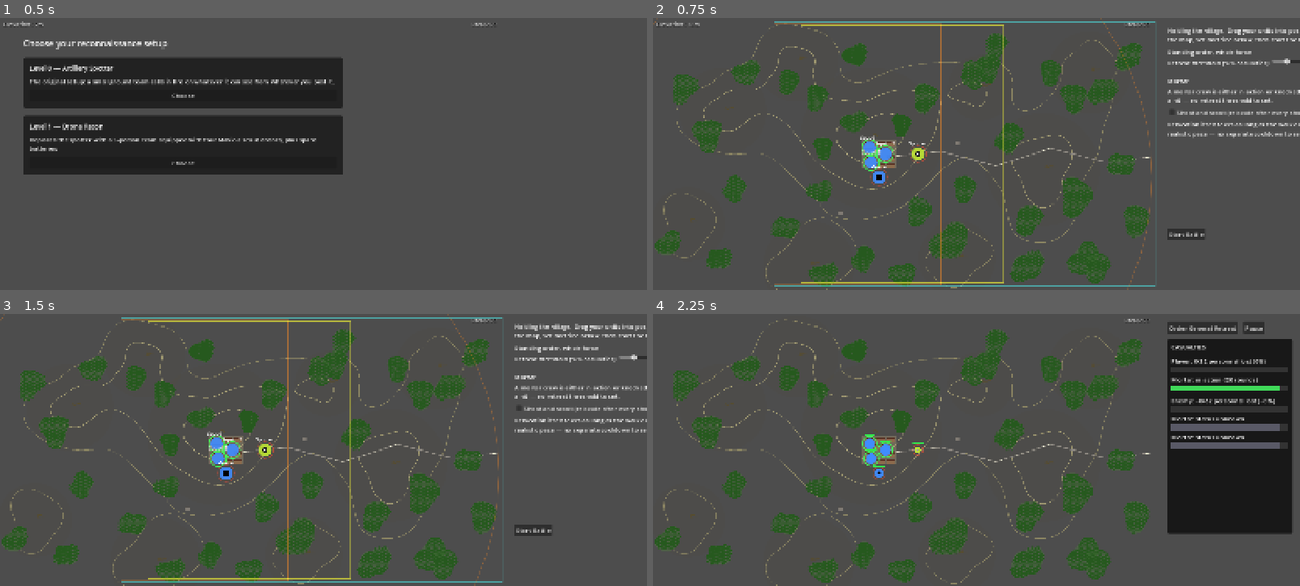
Above: before the commit, frames 1-4 (two rows, left to right).
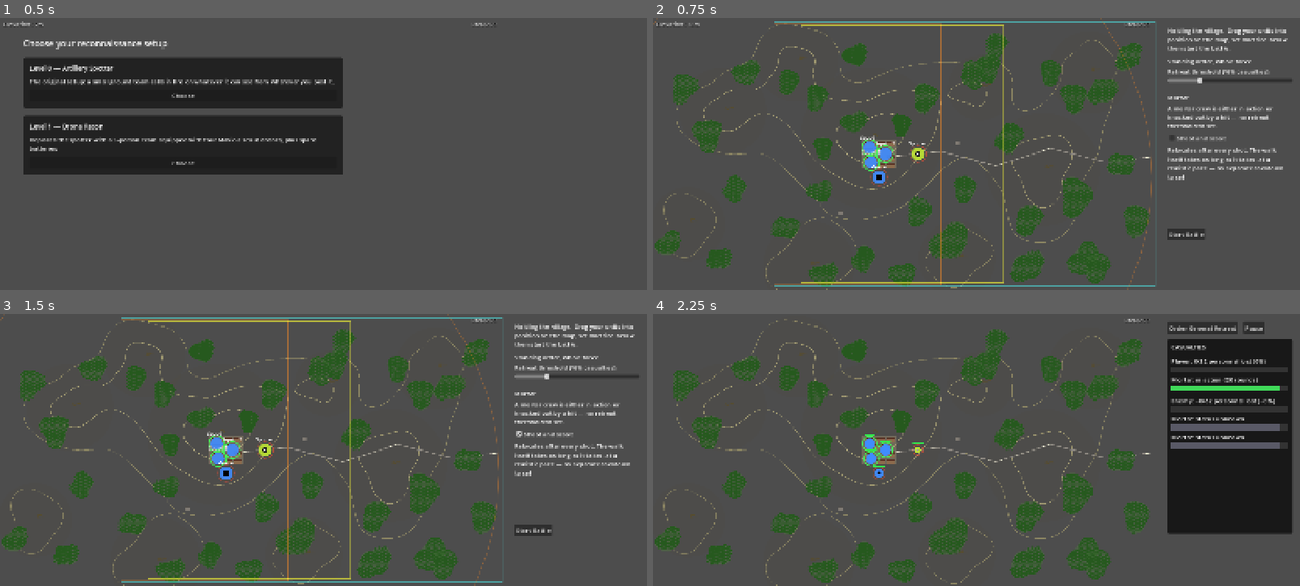
Above: after the commit, the same moments.

Repository: verybadcat/Drones
Game: Godot game, scene res://scenes/Main.tscn
Two runs of this game, one before a commit and one after it. Both use one fixed random seed, a clock stepped at 60 frames per second and the inputs below.
Inputs (mouse positions are in pixels of both pictures, inside the frame that each line leads up to):
- Up to frame 1 (0.5 s): no input
- Up to frame 2 (0.75 s): click "Choose" at 0.5 s
- Up to frame 3 (1.5 s): click (543, 433) at 1.25 s, where only the run after the commit has a clickable "Shoot and scoot"
- Up to frame 4 (2.25 s): click "Start Battle" at 2 s

Frame 1 is identical in both runs. In frame 2, 2.8% of the frame differs, in the area x 79-100%, y 4-60%; in frame 3, 2.9%; in frame 4, nothing differs.

Commit message:
Retreat all the way to the full map edge; fix doctrine panel text overflow
Player retreats stopped at the old core map's edge (~12px past x=0),
escalating into the west flank only if still under live pressure right
there. That two-tier design assumed the west flank was normally off
camera and only worth revealing on demand — an assumption this
project's own earlier permanent-wide-viewport change already
invalidated, since the flank has been visible at all times since. A
retreat stopping at the shallow line now just looked like stopping in
the middle of clearly visible ground for no reason. Collapsed to one
line: every player retreat now goes to the true full-map edge, and the
now-dead escalation machinery (Unit.retreat_extended,
BattleManager._still_under_pressure, the doctrine harness's tracked
escalation stat) is removed outright.

Also fixes doctrine-panel text spilling off the right edge of the
window during deployment. DoctrinePanel hardcodes a 320px width that
was never actually checked against what its own content needs: the
retreat-threshold label and slider packed side by side needed 404px,
and the shoot-and-scoot checkbox's own text alone needed 357px, with
nothing clipping the overflow. Reflowed the threshold row to stack
vertically and shortened the checkbox text (moving detail into the
note already below it) so everything fits inside the panel's own
bounds. Predates and is unrelated to the camera work above.

Co-Authored-By: Claude Sonnet 5 <noreply@anthropic.com>

Diff:
--- a/scripts/battle_manager.gd
+++ b/scripts/battle_manager.gd
@@ -2965,35 +2965,10 @@
 	unit.position = next_pos
 	var reached: bool = (unit.position.x <= unit.retreat_target_x) if unit.team == Unit.Team.PLAYER else (unit.position.x >= unit.retreat_target_x)
 	if reached:
-		# PLAYER only: a unit still genuinely under pressure the moment it
-		# reaches the ordinary safe line has somewhere deeper to go now (the
-		# west flank) rather than always stopping at the same fixed line
-		# regardless of the tactical picture — see GameConfig.
-		# PLAYER_EXTENDED_SAFE_X and _still_under_pressure. One-time
-		# escalation (retreat_extended guards against re-triggering every
-		# tick once already on the deeper line); enemy retreat, toward its
-		# own home edge, is untouched.
-		if unit.team == Unit.Team.PLAYER and not unit.retreat_extended and _still_under_pressure(unit):
-			unit.retreat_extended = true
-			unit.retreat_target_x = GameConfig.PLAYER_EXTENDED_SAFE_X
-			return
 		unit.position.x = unit.retreat_target_x
 		unit.state = Unit.State.WITHDRAWN
 		unit.queue_redraw()
 		combat_log.log_withdrawn(unit)
-
-
-## Whether `unit` still has a known enemy close enough to count as a live
-## threat right where it's standing right now — reuses the same danger-
-## range framing _mortar_crew_holds_position already applies to a mortar
-## crew's own hold-or-flee decision, just as the bar for "still worth
-## falling back further" rather than "safe to call it withdrawn."
-func _still_under_pressure(unit: Unit) -> bool:
-	var range_m: float = GameConfig.MORTAR_CREW_OVERRUN_DANGER_RANGE if unit.kind == Unit.Kind.MORTAR else GameConfig.SQUAD_DANGER_RANGE
-	for p in _known_enemy_positions(unit.team):
-		if unit.global_position.distance_to(p) <= range_m:
-			return true
-	return false
 
 
 ## Signed lateral steering strength for _step_retreat's final dash: 0.0
--- a/scripts/doctrine_panel.gd
+++ b/scripts/doctrine_panel.gd
@@ -52,28 +52,22 @@
 	var label := GameConfig.make_selectable_label("Standing order, whole force")
 	box.add_child(label)
 
-	var threshold_row := HBoxContainer.new()
+	# Stacked (label above, slider below) rather than side by side — packed
+	# into an HBoxContainer, the label's own single-line width (~264px) plus
+	# the slider's 140px minimum summed to more than this panel's fixed
+	# 320px width, with nothing clipping the overflow: the excess just drew
+	# straight past the sidebar and off the right edge of the window. Each
+	# on its own line comfortably fits the panel's width alone.
 	var threshold_label := GameConfig.make_selectable_label("Retreat threshold (%% casualties):")
-	# Sitting in an HBoxContainer (the horizontal/main axis, unlike every
-	# other converted label here which stretches to a VBoxContainer's full
-	# width on the cross axis), this RichTextLabel never gets a real width to
-	# wrap against before computing its own minimum size — with autowrap
-	# left on, that produced a wildly inflated height (~760px measured,
-	# wrapped as if against a near-zero-width column), pushing every section
-	# below it off the visible panel. This label was never meant to wrap
-	# anyway — it's a short inline caption next to a slider — so turning
-	# autowrap off restores exactly the single-line sizing the plain Label
-	# it replaced always had.
 	threshold_label.autowrap_mode = TextServer.AUTOWRAP_OFF
-	threshold_row.add_child(threshold_label)
+	box.add_child(threshold_label)
 	var threshold_slider := HSlider.new()
 	threshold_slider.min_value = 10
 	threshold_slider.max_value = 90
 	threshold_slider.step = 5
 	threshold_slider.value = 30
 	threshold_slider.custom_minimum_size = Vector2(140, 0)
-	threshold_row.add_child(threshold_slider)
-	box.add_child(threshold_row)
+	box.add_child(threshold_slider)
 
 	_threshold_slider = threshold_slider
 	return box
@@ -91,12 +85,16 @@
 
 	var scoot_row := HBoxContainer.new()
 	var scoot_check := CheckBox.new()
-	scoot_check.text = "Shoot and scoot (relocate after every shot)"
+	# Kept short deliberately — a CheckBox draws its own text on one line
+	# with no wrapping, and the fuller "(relocate after every shot)" phrasing
+	# used to push this past the panel's width with nothing to clip the
+	# overflow. The detail lives in the note below instead.
+	scoot_check.text = "Shoot and scoot"
 	scoot_row.add_child(scoot_check)
 	box.add_child(scoot_row)
 	_mortar_shoot_and_scoot = scoot_check
 
-	var scoot_note := GameConfig.make_selectable_label("Relocation itself takes as long as the walk does, at a realistic pace — no separate cooldown to set.")
+	var scoot_note := GameConfig.make_selectable_label("Relocates after every shot. The walk itself takes as long as it takes, at a realistic pace — no separate cooldown to set.")
 	scoot_note.autowrap_mode = TextServer.AUTOWRAP_WORD_SMART
 	box.add_child(scoot_note)
 
--- a/scripts/game_config.gd
+++ b/scripts/game_config.gd
@@ -689,15 +689,18 @@
 # longer part of the fight, but its casualties still count in the AAR.
 const ENEMY_SAFE_X: float = ENEMY_SPAWN_X + 150.0 * PIXELS_PER_METER
 const PLAYER_RETREAT_SPEED: float = 2.0 * PIXELS_PER_METER
-const PLAYER_SAFE_X: float = 60.0 * PIXELS_PER_METER
-
-## A unit still genuinely under pressure (see BattleManager.
-## _still_under_pressure) the moment it reaches PLAYER_SAFE_X doesn't stop
-## there — it keeps falling back, into the west flank, until it reaches
-## this deeper line instead (see BattleManager._step_retreat). A buffer
-## short of the true world edge (-WEST_FLANK_WIDTH_PX) so an escalated
-## retreat never ends literally on the map boundary.
-const PLAYER_EXTENDED_SAFE_X: float = -(WEST_FLANK_WIDTH_M - 100.0) * PIXELS_PER_METER # -280px / -1400m
+
+## The true world edge is -WEST_FLANK_WIDTH_PX; this stays 100m short of it
+## so a retreat never ends literally on the map boundary. Used to be a
+## shallower "ordinary" line near the old map's own edge (x=0), reached
+## before the west flank instead, with a deeper escalation only for a unit
+## still under pressure there — that made sense back when the camera only
+## panned into the west flank on demand, so most retreats never needed to
+## reveal it. Now that the viewport is permanently wide and the west flank
+## is always on screen (see CAMERA_VIEWPORT_WIDTH_PX), stopping at the old
+## shallow line just reads as stopping in the middle of visible ground for
+## no reason — every player retreat now goes all the way to the real edge.
+const PLAYER_SAFE_X: float = -(WEST_FLANK_WIDTH_M - 100.0) * PIXELS_PER_METER # -280px / -1400m
 
 ## The final retreat leg's straight dash (see BattleManager._step_retreat)
 ## bends laterally away from the single nearest known threat once it's
--- a/scripts/tests/characterize_doctrine.gd
+++ b/scripts/tests/characterize_doctrine.gd
@@ -144,15 +144,12 @@
 		verdict = "DEFEAT"
 
 	var player_surrendered := 0
-	var player_retreat_extended := 0
 	var player_ever_retreated := 0
 	var player_mortar_lost := 0
 	for u in bm.player_units:
 		if u.state == Unit.State.SURRENDERED:
 			player_surrendered += 1
-		if u.retreat_extended:
-			player_retreat_extended += 1
-		if u.state == Unit.State.RETREATING or u.state == Unit.State.WITHDRAWN or u.retreat_extended:
+		if u.state == Unit.State.RETREATING or u.state == Unit.State.WITHDRAWN:
 			player_ever_retreated += 1
 		if u.kind == Unit.Kind.MORTAR and u.state == Unit.State.DESTROYED:
 			player_mortar_lost += 1
@@ -189,7 +186,6 @@
 		"enemy_killed": true_enemy_stats.killed,
 		"player_surrendered": player_surrendered,
 		"enemy_surrendered": enemy_surrendered,
-		"player_retreat_extended": player_retreat_extended,
 		"player_ever_retreated": player_ever_retreated,
 		"player_mortar_lost": player_mortar_lost,
 		"enemy_mortar_out_true": enemy_mortar_out_true,
@@ -241,7 +237,6 @@
 		"enemy_pips_total_sum": 0,
 		"player_surrendered_sum": 0,
 		"enemy_surrendered_sum": 0,
-		"player_retreat_extended_sum": 0,
 		"player_ever_retreated_sum": 0,
 		"target_picks": {},
 		"resupply_spawned": {},
@@ -287,7 +282,6 @@
 		agg.enemy_pips_total_sum += t.enemy_pips_total
 		agg.player_surrendered_sum += t.player_surrendered
 		agg.enemy_surrendered_sum += t.enemy_surrendered
-		agg.player_retreat_extended_sum += t.player_retreat_extended
 		agg.player_ever_retreated_sum += t.player_ever_retreated
 		_merge_count_dict(agg.target_picks, t.target_picks)
 		_merge_count_dict(agg.resupply_spawned, t.resupply_spawned)
@@ -346,7 +340,6 @@
 	lines.append("")
 	lines.append("### Retreat")
 	lines.append("- Player units that ever retreated/withdrew: %.2f per battle" % (agg.player_ever_retreated_sum / n))
-	lines.append("- Of those, escalated to the extended (deep) safe line: %s" % _pct(agg.player_retreat_extended_sum, agg.player_ever_retreated_sum))
 	lines.append("- Threat-avoidance steering active (of all checks made): %s" % _pct(agg.retreat_avoidance_active_sum, agg.retreat_avoidance_checks_sum))
 	lines.append("")
 	lines.append("### Targeting (does a squad ever fire on an enemy mortar?)")
--- a/scripts/unit.gd
+++ b/scripts/unit.gd
@@ -130,14 +130,6 @@
 
 var retreat_speed: float = 0.0
 var retreat_target_x: float = 0.0 # x that means "reached safety" while retreating
-
-# PLAYER only: true once retreat_target_x has already been escalated from
-# GameConfig.PLAYER_SAFE_X to PLAYER_EXTENDED_SAFE_X because this unit was
-# still under pressure the moment it reached the ordinary line — see
-# BattleManager._step_retreat/_still_under_pressure. A one-time, one-way
-# upgrade; never reset (retreat is already one-way per battle, same as
-# every other retreat field here).
-var retreat_extended: bool = false
 
 # SQUAD only — every pip actually lost (see take_hit) is sorted into exactly
 # one of these three (GameConfig.CASUALTY_*_FRACTION) instead of just
Not shown, changed: docs/designs/tactical-commander-doctrine.md
